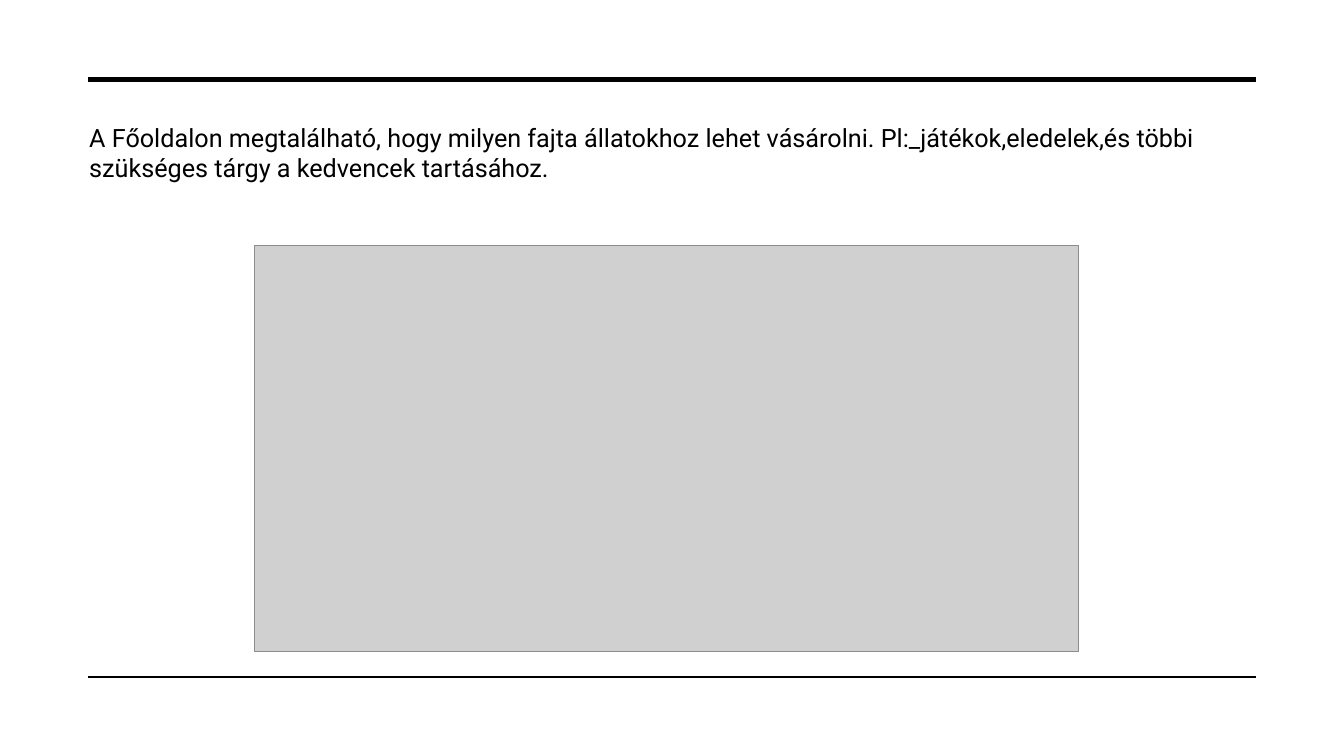
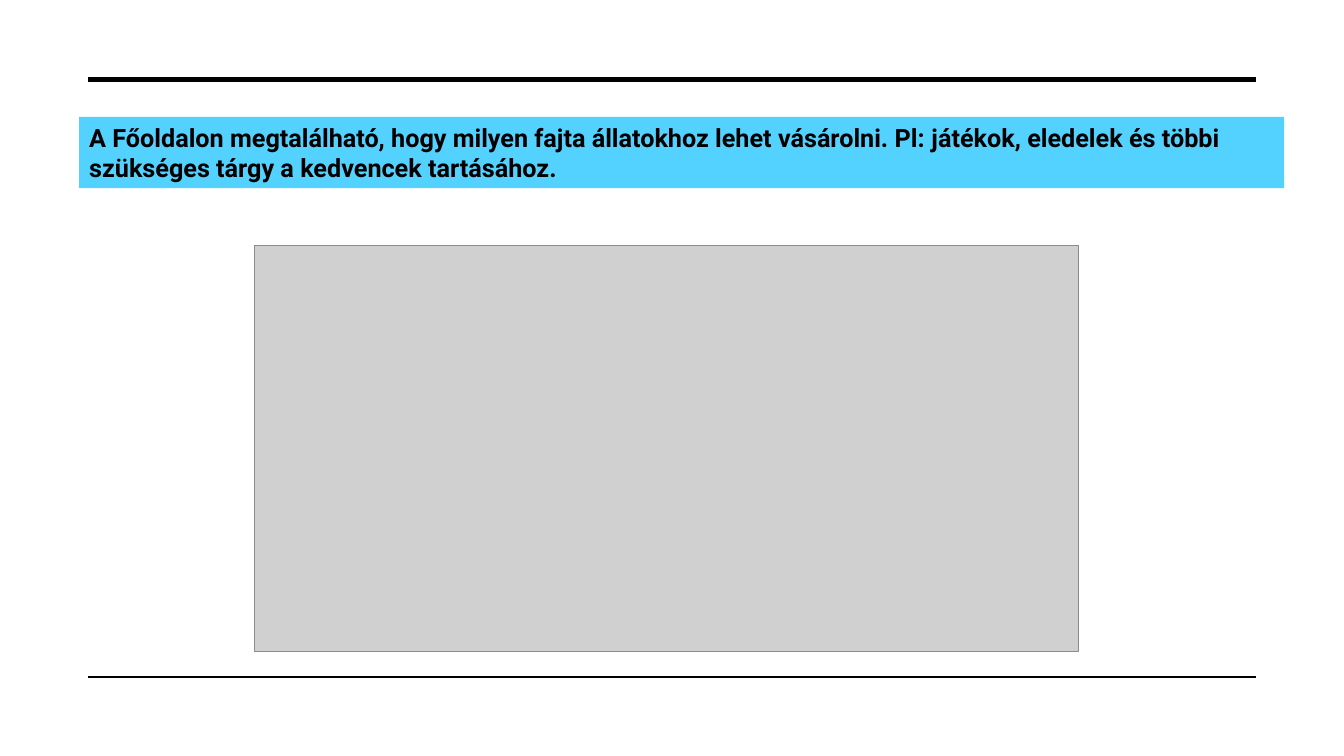
Before and after one commit to peterffydominika/13A_Projekt_webshop, a slide deck: slide 3 of Projektmunka.pptx. Drawn at 1344x756 pixels with LibreOffice and Linux fonts; fonts in the diff are those of the drawing; grey boxes stand for pictures; background and template pictures are left out. Boxes give left, top, right and bottom in pixels: in the first picture for what was removed or moved away, otherwise in the second. Text is boxed around its words. In the diff, an @@ line names an element or a change of style, - is before the commit and + after.

```diff
--- a/Projektmunka.pptx
+++ b/Projektmunka.pptx
@@ rectangle "A Főoldalon megtalálható, hogy milyen ..." resized from (x1=89, y1=128, x2=1194, y2=183) to (x1=79, y1=117, x2=1285, y2=189) @@
@@ rectangle "A Főoldalon megtalálható, hogy milyen ..." at (x1=79, y1=117, x2=1285, y2=189): fill none to #53D2FF @@
@@ text in rectangle at (x1=89, y1=128, x2=1219, y2=183): text changed; bold on @@
-A Főoldalon megtalálható, hogy milyen fajta állatokhoz lehet vásárolni. Pl:_játékok,eledelek,és többi szükséges tárgy a kedvencek tartásához.
+A Főoldalon megtalálható, hogy milyen fajta állatokhoz lehet vásárolni. Pl: játékok, eledelek és többi szükséges tárgy a kedvencek tartásához.
```
Also in this commit, not shown: 5 other slides changed, 2 slides removed.
